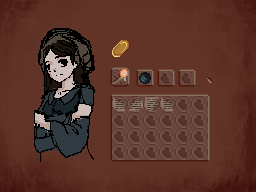
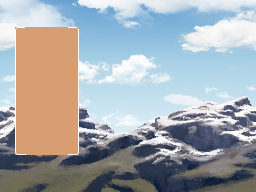
Revision of a layered 256 x 192 image; what changed, layer by layer:
added group "LoadAndSave" with 5 layers above "gameover" over [15, 27, 227, 155]
added layer "emptySlot" in group "LoadAndSave" over [15, 27, 79, 155]
added layer "Floats" in group "LoadAndSave" over [15, 27, 79, 155]
showed group "titleScreen" (21 layers) over [0, 0, 256, 192]
hid group "over" (5 layers) over [0, 0, 256, 192]
showed group "BG" (4 layers) over [0, 0, 256, 192]
showed "grid" over [0, 0, 256, 192]
